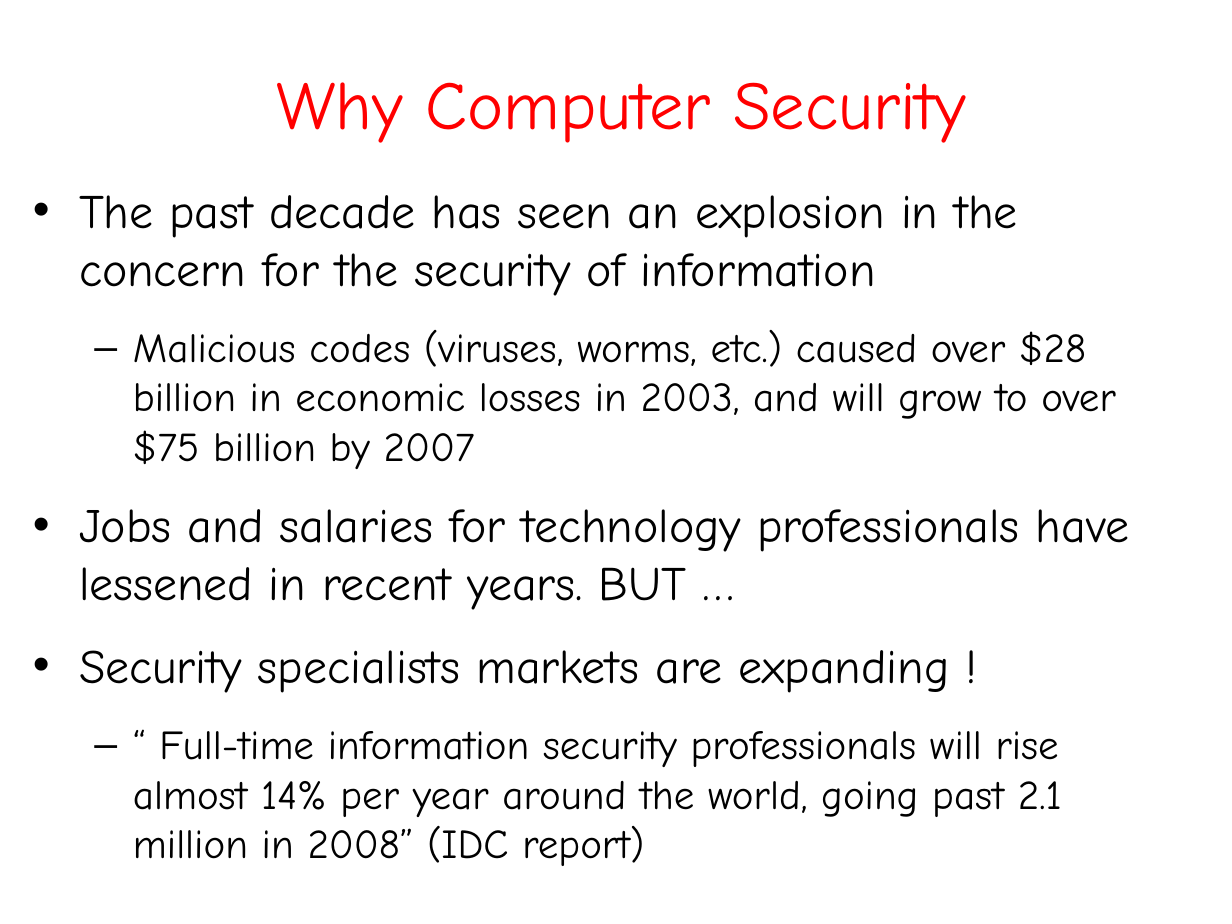
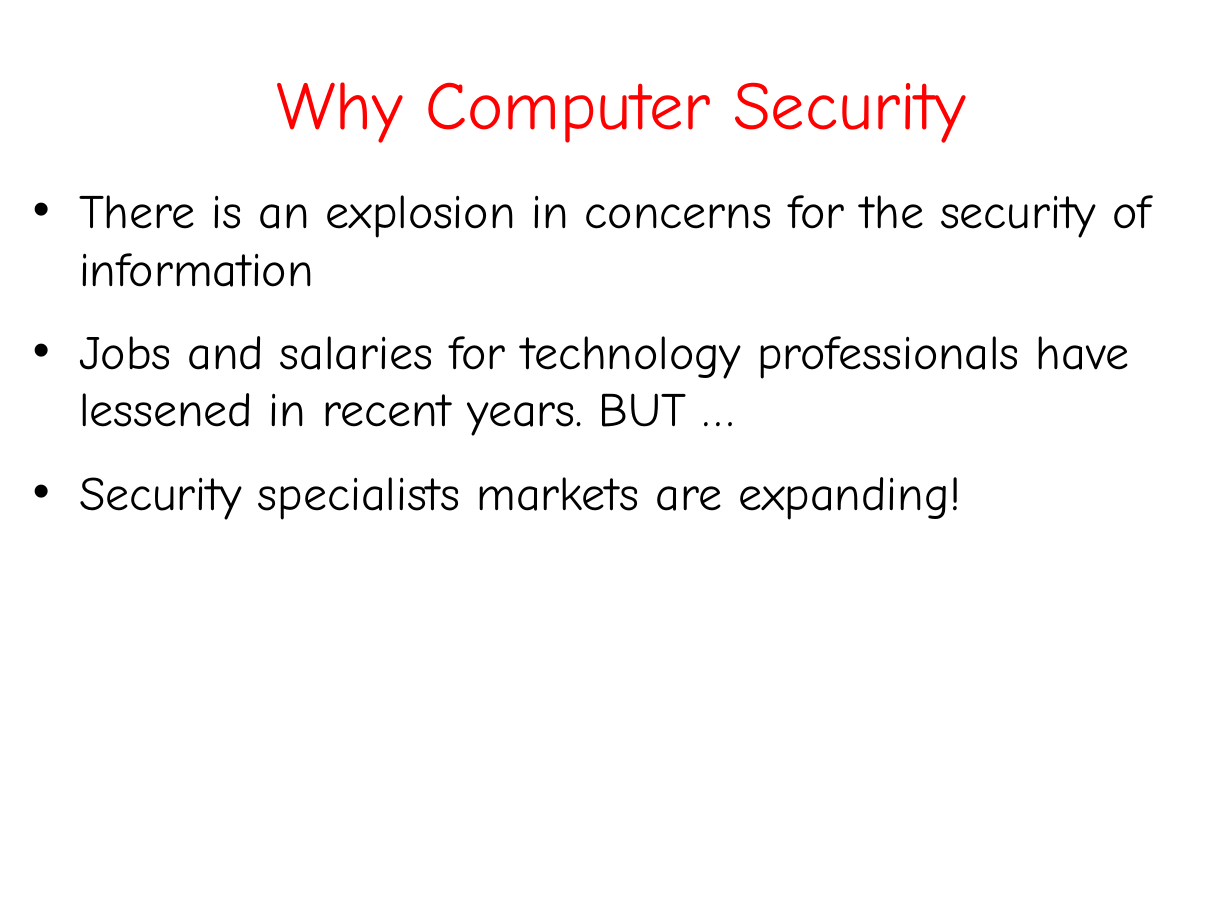
Before and after one commit to mirfanud/Fall2025, a slide deck: slide 1 of IS - Slides 1 - Introduction.ppt. Drawn at 1232x924 pixels with LibreOffice and Linux fonts; fonts in the diff are those of the drawing. Boxes give left, top, right and bottom in pixels: in the first picture for what was removed or moved away, otherwise in the second. Text is boxed around its words. In the diff, an @@ line names an element or a change of style, - is before the commit and + after.

```diff
--- a/IS - Slides 1 - Introduction.ppt
+++ b/IS - Slides 1 - Introduction.ppt
@@ text at bbox=[79, 195, 1150, 287]: text changed; size 24 to 28 pt @@
-• The past decade has seen an explosion in the concern for the security of information
-  – Malicious codes (viruses, worms, etc.) caused over $28 billion in economic losses in 2003, and will grow to over $75 billion by 2007
+• There is an explosion in concerns for the security of information
@@ text at bbox=[79, 477, 961, 520]: text changed; size 24 to 28 pt @@
-• Security specialists markets are expanding !
-  – “ Full-time information security professionals will rise almost 14% per year around the world, going past 2.1 million in 2008” (IDC report)
+• Security specialists markets are expanding!
```
Also in this commit, not shown: 2 other slides changed, 1 other file.
